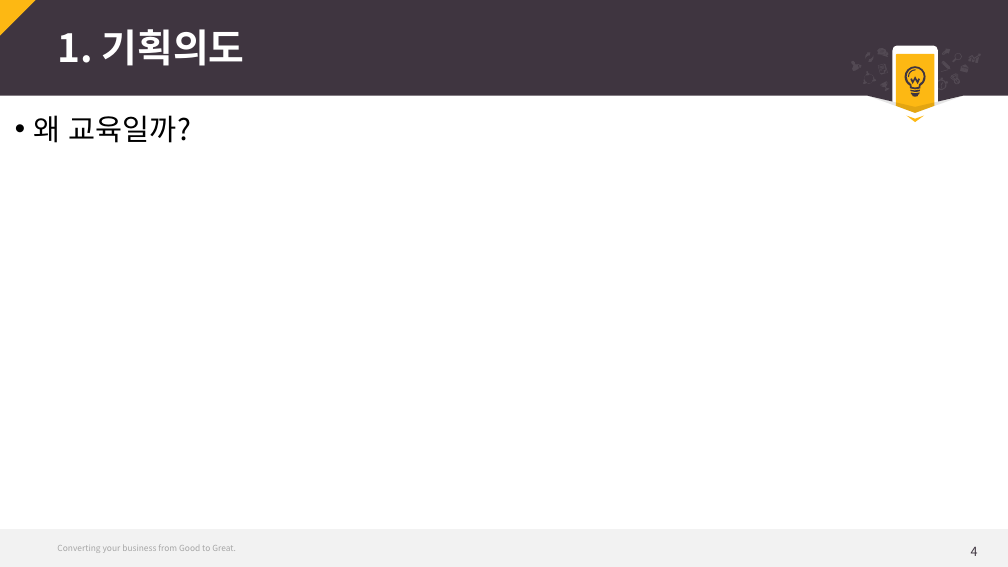
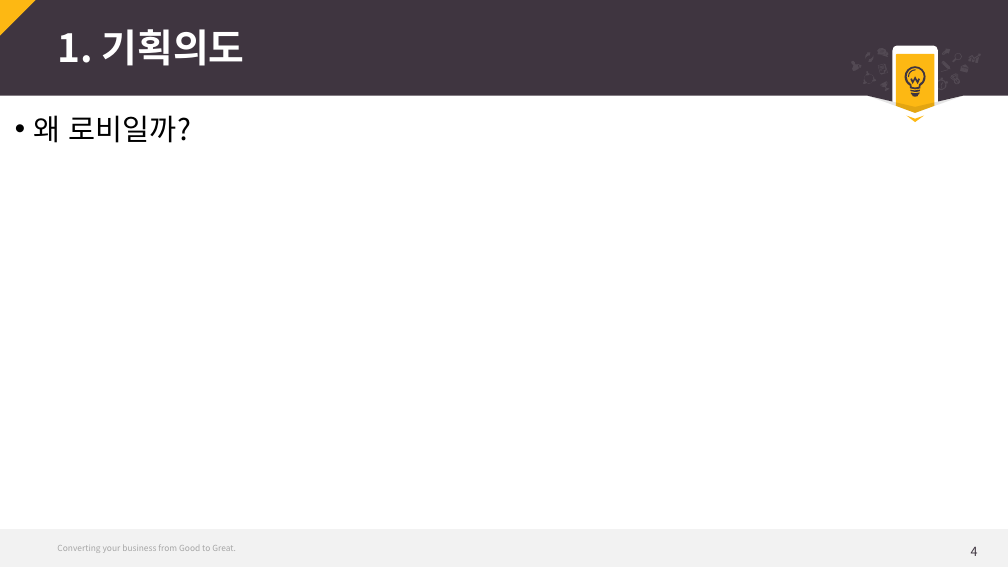
Before and after one commit to starlight97/Subingo, a slide deck: slide 4 of GDD/컨셉/로비시스템기획서.pptx. Drawn at 1008x567 pixels with LibreOffice and Linux fonts; fonts in the diff are those of the drawing. Boxes give left, top, right and bottom in pixels: in the first picture for what was removed or moved away, otherwise in the second. Text is boxed around its words. In the diff, an @@ line names an element or a change of style, - is before the commit and + after.

```diff
--- a/GDD/컨셉/로비시스템기획서.pptx
+++ b/GDD/컨셉/로비시스템기획서.pptx
@@ text at <box>34,115,191,143</box>: text changed @@
-• 왜 교육일까?
+• 왜 로비일까?
```
Also in this commit, not shown: 2 other slides changed.
